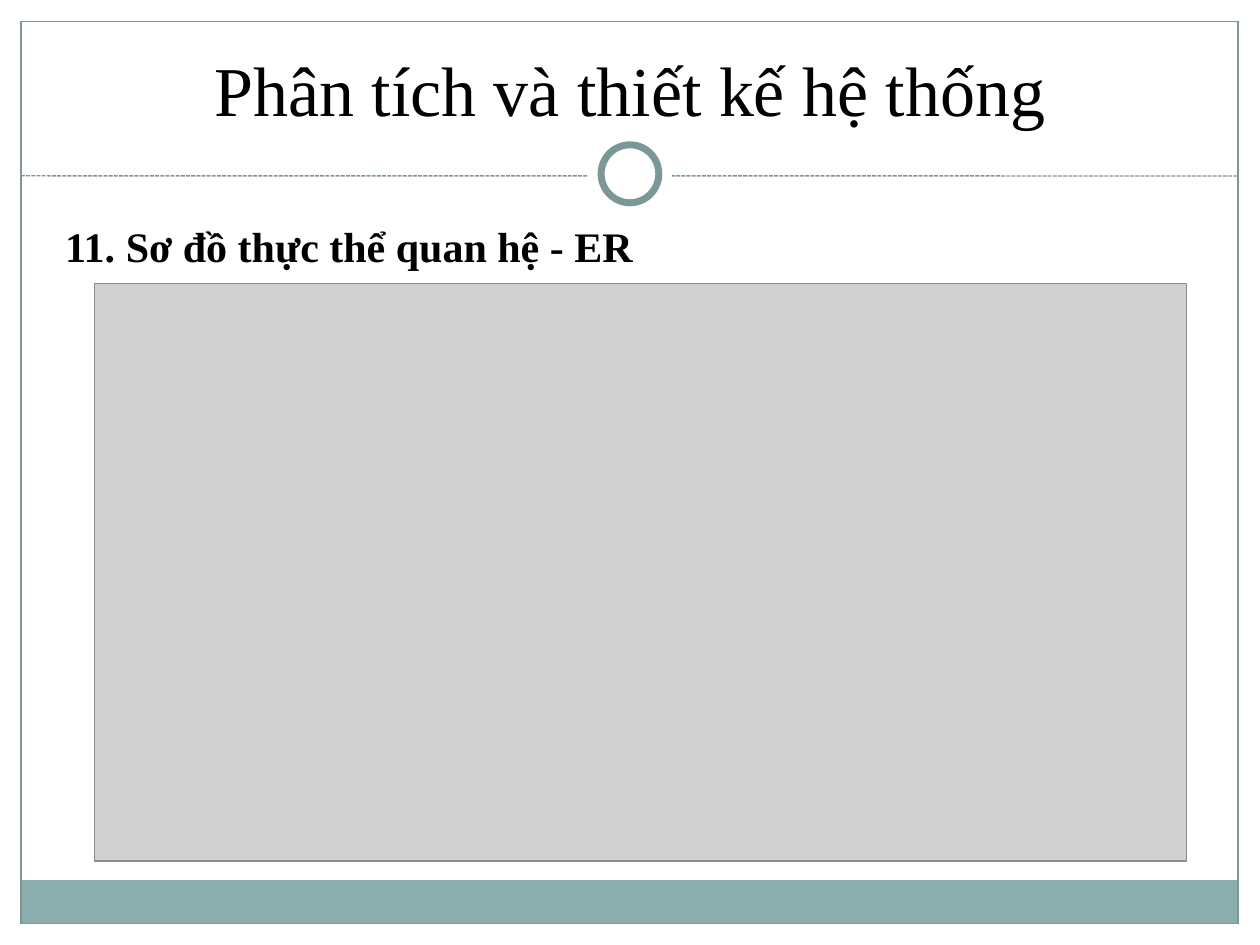
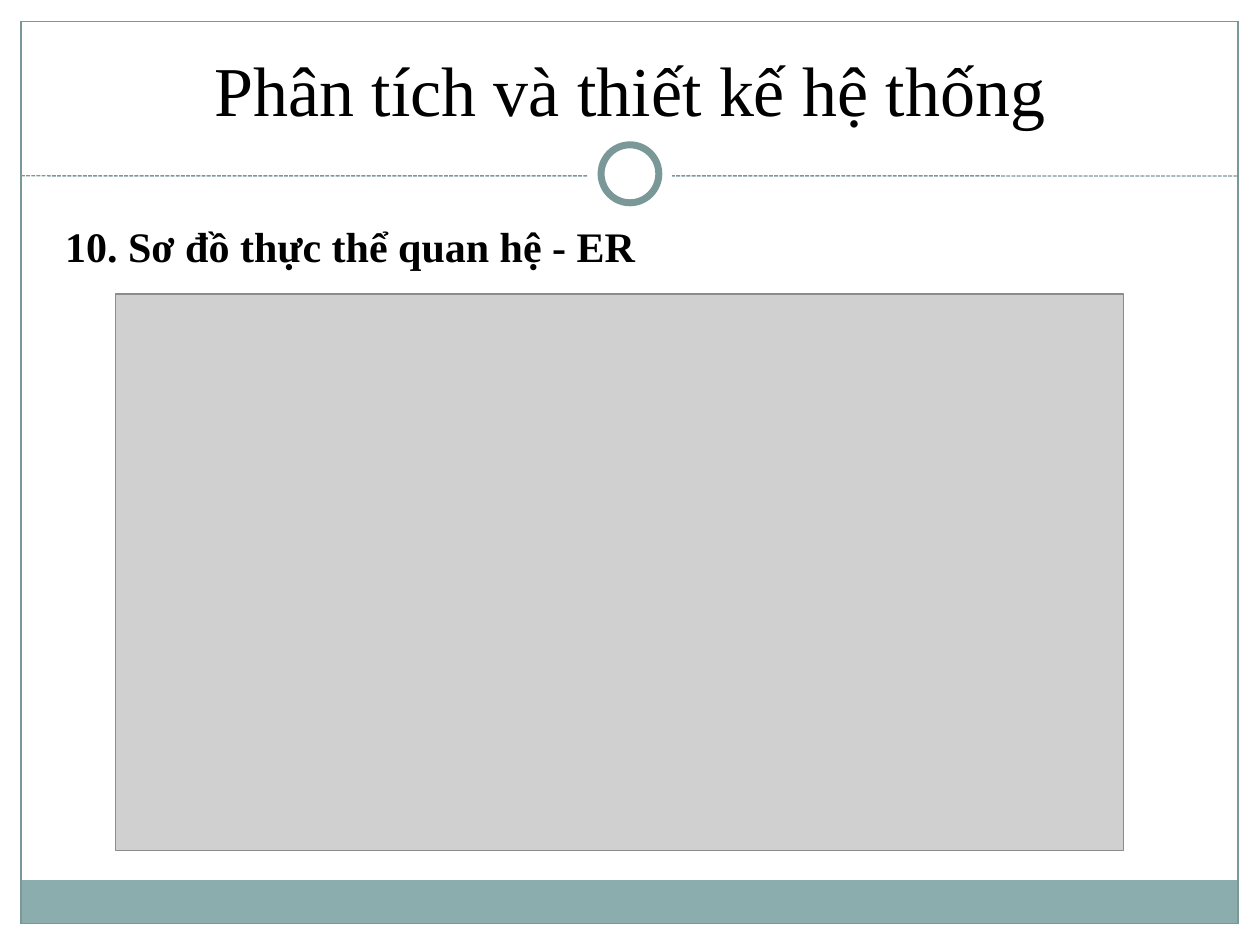
Before and after one commit to trungvdhp/cong-thong-tin-sv, a slide deck: slide 16 of BaoCao/Moodle/Reports/Vimaru-Moodle-Slide.pptx (slide 26 before the commit). Drawn at 1260x945 pixels with LibreOffice and Linux fonts; fonts in the diff are those of the drawing; grey boxes stand for pictures. Boxes give left, top, right and bottom in pixels: in the first picture for what was removed or moved away, otherwise in the second. Text is boxed around its words. In the diff, an @@ line names an element or a change of style, - is before the commit and + after.

```diff
--- a/BaoCao/Moodle/Reports/Vimaru-Moodle-Slide.pptx
+++ b/BaoCao/Moodle/Reports/Vimaru-Moodle-Slide.pptx
@@ text at <box>65,231,635,271</box>: text changed @@
-11. Sơ đồ thực thể quan hệ - ER
+10. Sơ đồ thực thể quan hệ - ER
@@ picture: place and size @@
-picture at <box>94,284,1187,861</box>
+picture at <box>116,294,1124,850</box>
```
Also in this commit, not shown: 15 other slides changed, 2 slides added, 10 slides removed, 37 other files.
